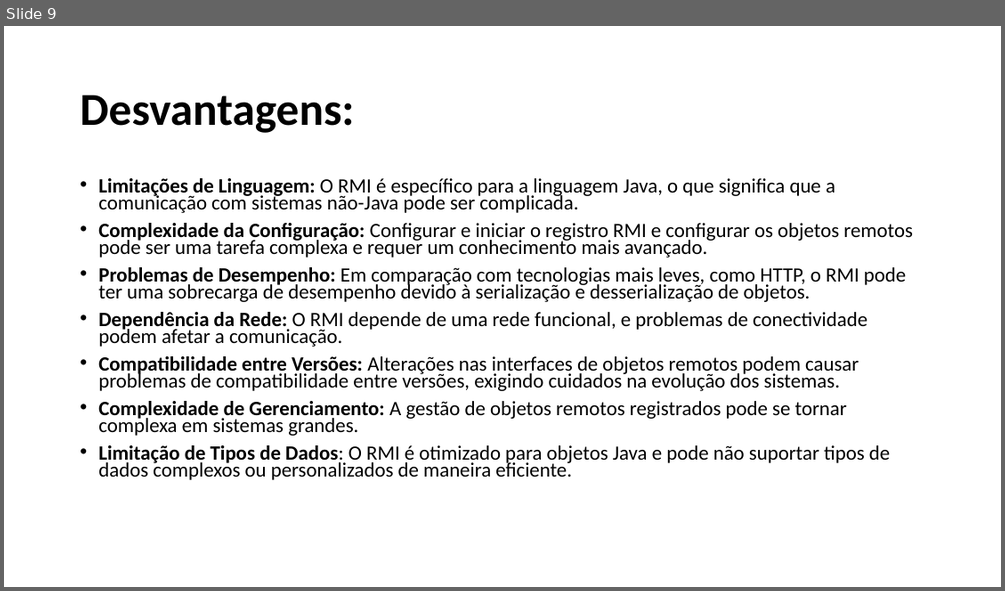
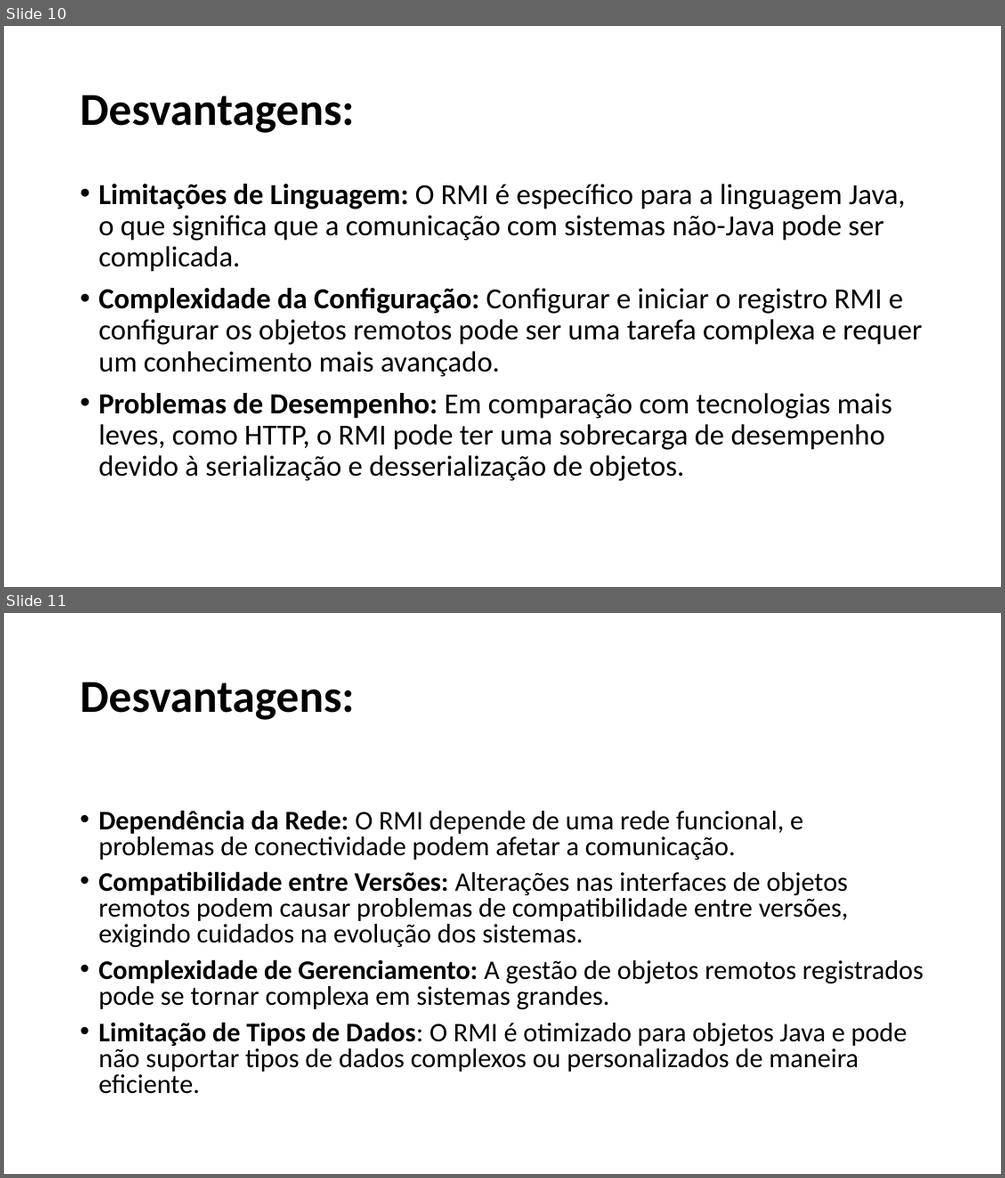
Before and after one commit to NocctisCaelus/PoC_Kaka, a slide deck: Apresentação.pptx. Shown one above the other, each under a label of ours: slide 9 before the commit, slides 10 and 11 after it. The pictures are 1005x591 and 1005x1178 pixels, drawn with LibreOffice and Linux fonts; fonts in the diff are those of the drawing. Boxes give left, top, right and bottom in pixels: in the first picture for what was removed or moved away, otherwise in the second. Text is boxed around its words. In the diff, an @@ line names an element or a change of style, - is before the commit and + after.

```diff
--- a/Apresentação.pptx
+++ b/Apresentação.pptx
@@ slide 11 added at (4,613,1001,1174), background #FFFFFF @@
@@ title added at (80,682,354,720), 44 pt, text #000000, bold @@
+Desvantagens:
@@ text added at (98,810,923,1094), 25.9 pt, text #000000 @@
+• Dependência da Rede: O RMI depende de uma rede funcional, e problemas de conectividade podem afetar a comunicação.
+• Compatibilidade entre Versões: Alterações nas interfaces de objetos remotos podem causar problemas de compatibilidade entre versões, exigindo cuidados na evolução dos sistemas.
+• Complexidade de Gerenciamento: A gestão de objetos remotos registrados pode se tornar complexa em sistemas grandes.
+• Limitação de Tipos de Dados: O RMI é otimizado para objetos Java e pode não suportar tipos de dados complexos ou personalizados de maneira eficiente.
@@ what was slide 9 is now slide 10 @@
@@ slide 10 changed as well @@
@@ text "Limitações de Linguagem: O RMI ..." at (98,184,922,481): size 19.6 to 28 pt; line spacing 0.7 to 0.9 @@
@@ text at (98,312,890,480): paragraphs removed @@
-• Dependência da Rede: O RMI depende de uma rede funcional, e problemas de conectividade podem afetar a comunicação.
-• Compatibilidade entre Versões: Alterações nas interfaces de objetos remotos podem causar problemas de compatibilidade entre versões, exigindo cuidados na evolução dos sistemas.
-• Complexidade de Gerenciamento: A gestão de objetos remotos registrados pode se tornar complexa em sistemas grandes.
-• Limitação de Tipos de Dados: O RMI é otimizado para objetos Java e pode não suportar tipos de dados complexos ou personalizados de maneira eficiente.
```
Also in this commit, not shown: 7 other slides changed, 3 other slides added, 4 slides removed.
